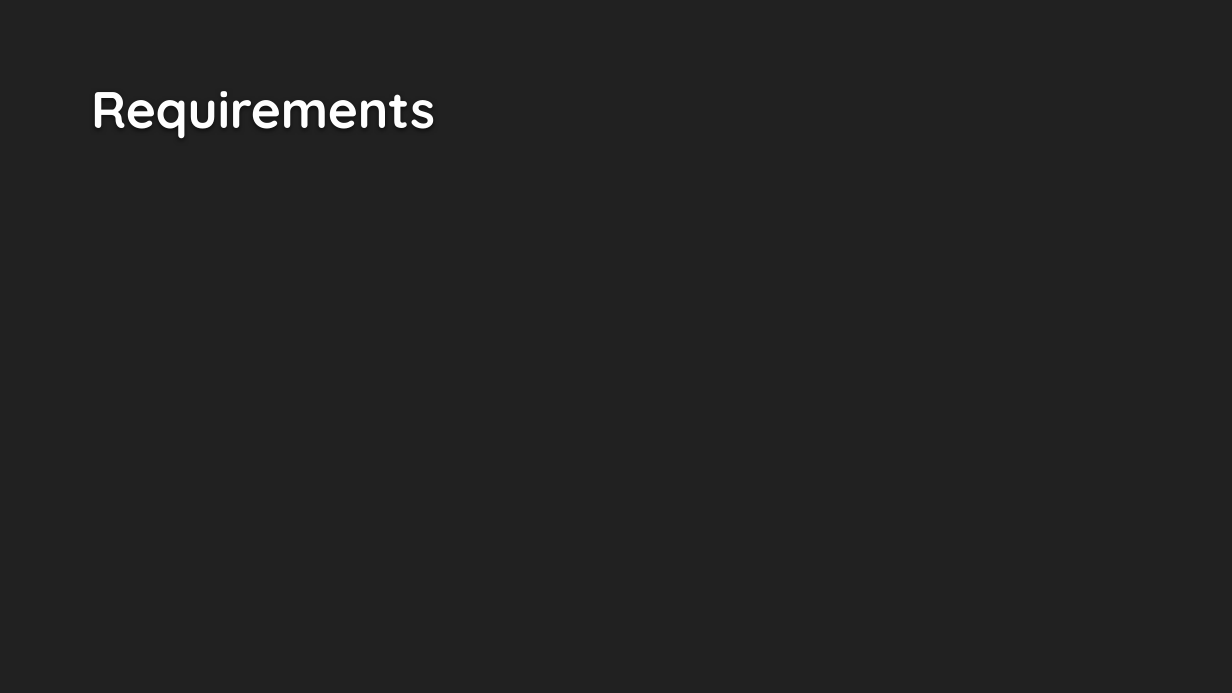
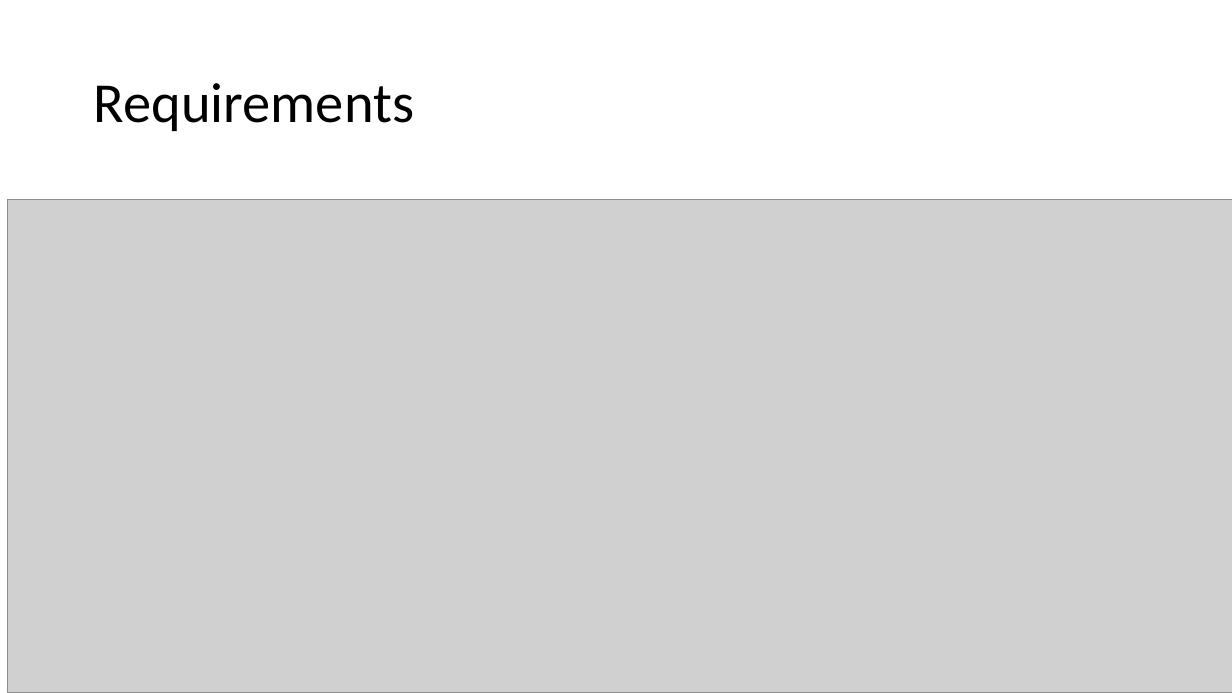
Before and after one commit to toza-mimoza/Probeklausur-Thoma, a slide deck: slide 3 of project/04-presentation/presentation.pptx (slide 4 before the commit). Drawn at 1232x693 pixels with LibreOffice and Linux fonts; fonts in the diff are those of the drawing; grey boxes stand for pictures; background and template pictures are left out. Boxes give left, top, right and bottom in pixels: in the first picture for what was removed or moved away, otherwise in the second. Text is boxed around its words. In the diff, an @@ line names an element or a change of style, - is before the commit and + after.

```diff
--- a/project/04-presentation/presentation.pptx
+++ b/project/04-presentation/presentation.pptx
@@ background #212121 to #FFFFFF @@
@@ title "Requirements": place and size @@
-title "Requirements" at (91, 91, 435, 138)
+title "Requirements" at (94, 83, 414, 131)
@@ title "Requirements" at (94, 83, 414, 131): size 40 to 44 pt, font Quicksand to Calibri, text colour #FEFEFE to #000000, bold off; line spacing 1 to 0.9; vertical alignment bottom to middle @@
@@ picture added at (7, 200, 1232, 693) @@
```
Also in this commit, not shown: 6 other slides changed, 2 slides added, 4 slides removed.
